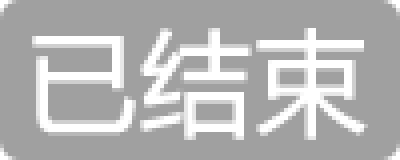
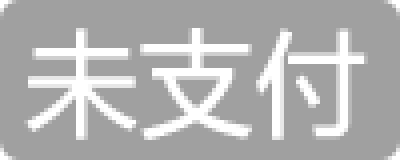
Layered file, before and after one edit (400 × 160). Changes by layer:
added layer "圆角矩形 10" above "已结束" over [24, 28, 368, 140]
hid "圆角矩形 9 拷贝 3" over [24, 28, 368, 140]
